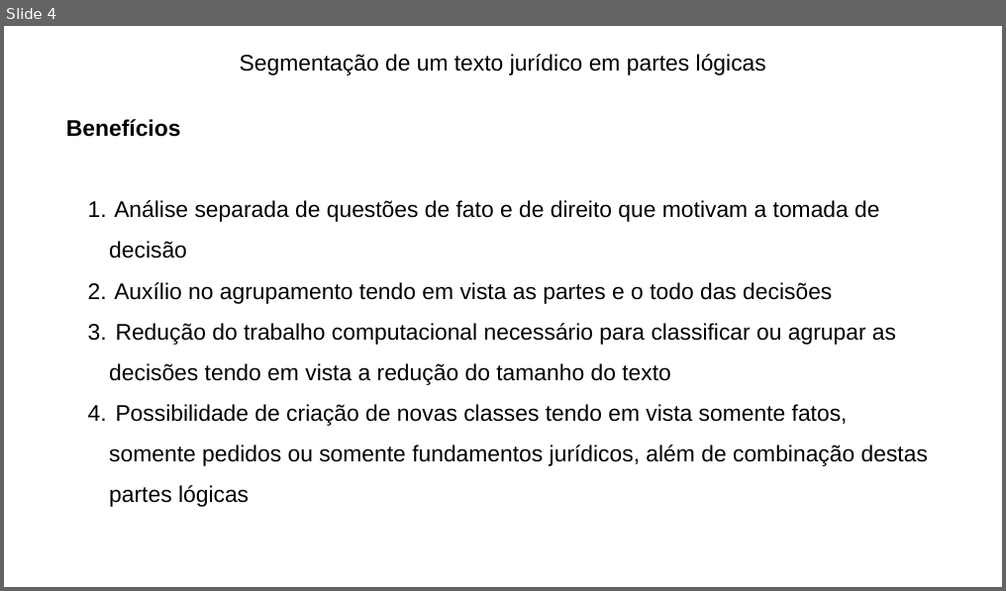
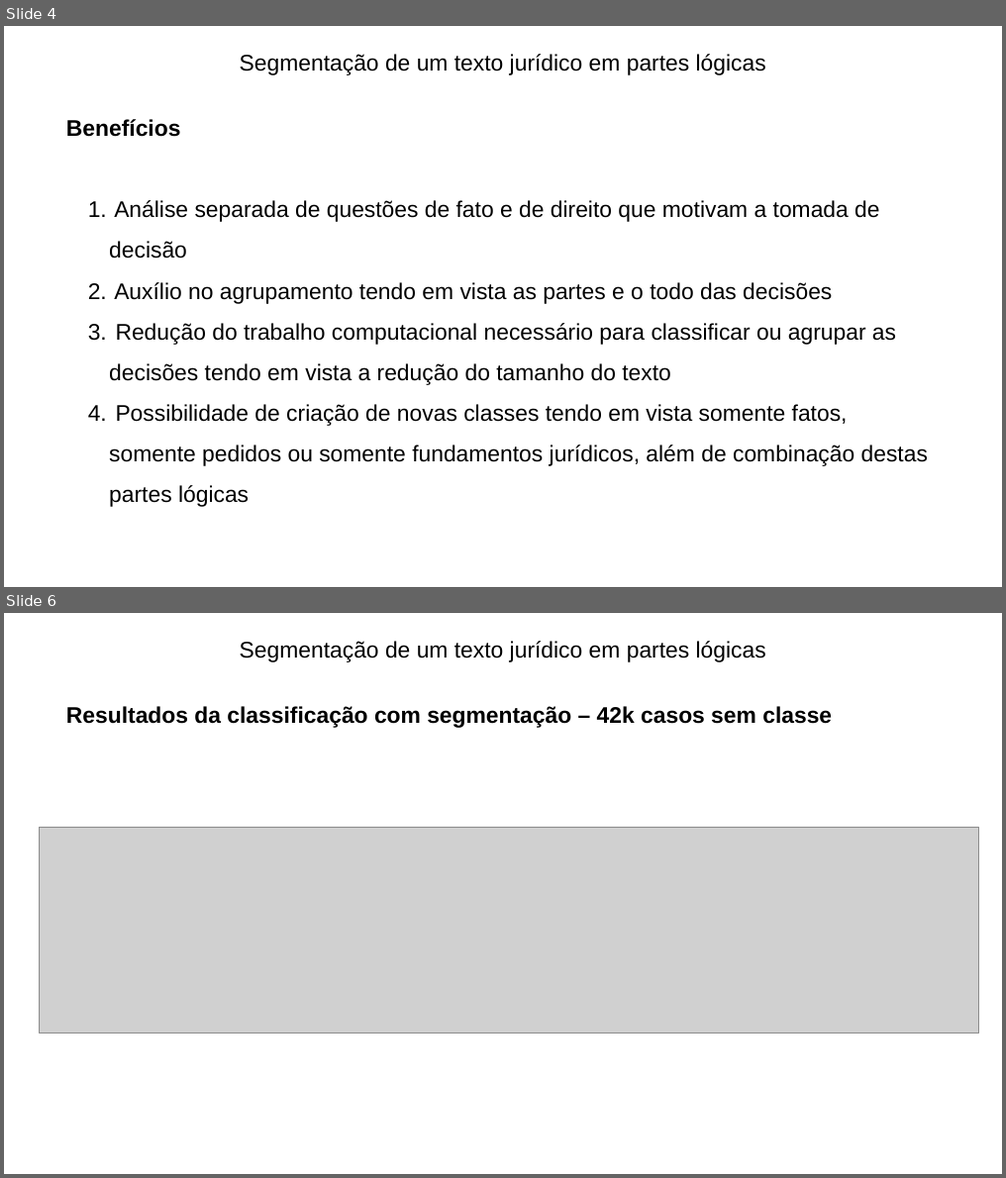
Before and after one commit to danilopcarlotti/TJSP_clustering, a slide deck: Classic_ml/reports/Apresentação segmentação lógica.pptx. Shown one above the other, each under a label of ours: slide 4 before the commit, slides 4 and 6 after it; the slides between them are not shown. The pictures are 1006x591 and 1006x1178 pixels, drawn with LibreOffice and Linux fonts; fonts in the diff are those of the drawing; grey boxes stand for pictures. Boxes give left, top, right and bottom in pixels: in the first picture for what was removed or moved away, otherwise in the second. Text is boxed around its words. In the diff, an @@ line names an element or a change of style, - is before the commit and + after.

```diff
--- a/Classic_ml/reports/Apresentação segmentação lógica.pptx
+++ b/Classic_ml/reports/Apresentação segmentação lógica.pptx
@@ slide 6 added at box(4, 613, 1002, 1174), background #FFFFFF @@
@@ text added at box(240, 641, 766, 663), 18 pt, text #000000 @@
+Segmentação de um texto jurídico em partes lógicas
@@ text added at box(66, 706, 832, 728), 18 pt, text #000000, bold @@
+Resultados da classificação com segmentação – 42k casos sem classe
@@ picture added at box(40, 827, 979, 1034) @@
```
Also in this commit, not shown: 3 other slides changed, 1 other slide added, 14 other files.
